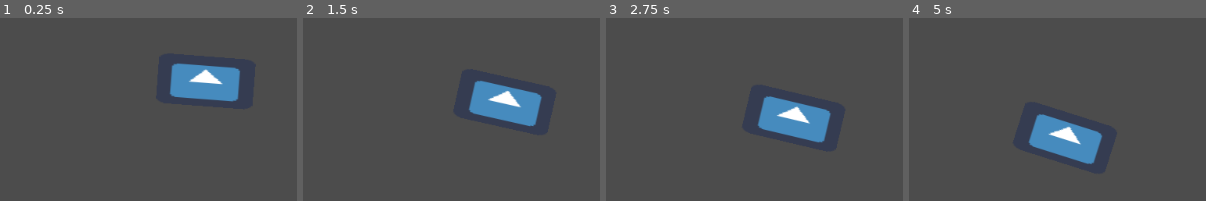
Above: before the commit, frames 1-4 (left to right).
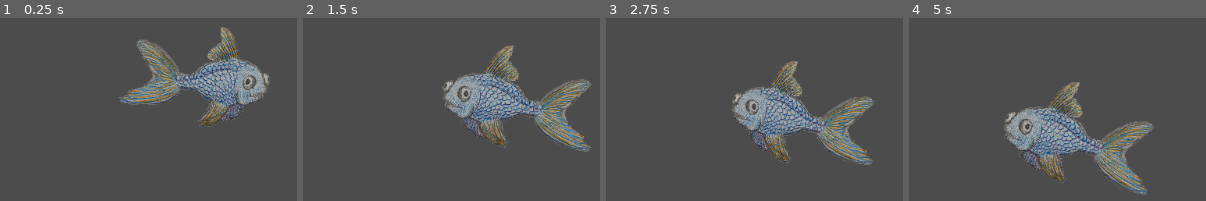
Above: after the commit, the same moments.

Repository: antloop-studios/aquarium
Game: Godot game, scene res://Scenes/Aquarium.tscn
Same seed, same stepped clock (60 frames per second), same inputs: the game is played once before the commit and once after it. The project has no main scene, so this scene is started directly. The engine's default icon, where the game draws it, is replaced by a stand-in: a white triangle on a blue panel in a dark square.
Inputs:
- Up to frame 1 (0.25 s): no input
- Up to frame 2 (1.5 s): no input
- Up to frame 3 (2.75 s): no input
- Up to frame 4 (5 s): no input

The runs differ from the first frame. In frame 1, 12% of the frame differs, in the area x 40-92%, y 4-60%; in frame 2, 13%; in frame 3, 12%; in frame 4, 13%, in the area x 31-83%, y 34-97%.

Commit message:
Merge fish things

Diff:
--- a/game/Scenes/Fishies/Fish.tscn
+++ b/game/Scenes/Fishies/Fish.tscn
@@ -1,8 +1,9 @@
-[gd_scene load_steps=5 format=2]
+[gd_scene load_steps=6 format=2]
 
 [ext_resource path="res://Scripts/Fishies/Fish.gd" type="Script" id=1]
 [ext_resource path="res://icon.png" type="Texture" id=2]
 [ext_resource path="res://Scripts/Fishies/FishMove.gd" type="Script" id=3]
+[ext_resource path="res://Scenes/Fishies/FancyFishGraphic.tscn" type="PackedScene" id=4]
 
 [sub_resource type="CapsuleShape2D" id=1]
 radius = 43.2422
@@ -15,6 +16,7 @@
 script = ExtResource( 3 )
 
 [node name="Sprite" type="Sprite" parent="KinematicBody2D"]
+visible = false
 position = Vector2( 0.0920105, 0.184021 )
 scale = Vector2( 1.93451, 1 )
 texture = ExtResource( 2 )
@@ -22,3 +24,9 @@
 [node name="CollisionShape2D" type="CollisionShape2D" parent="KinematicBody2D"]
 rotation = 1.5708
 shape = SubResource( 1 )
+
+[node name="Graphics" type="Node2D" parent="KinematicBody2D"]
+
+[node name="FancyFishGraphic" parent="KinematicBody2D/Graphics" instance=ExtResource( 4 )]
+position = Vector2( -102.669, -71.3547 )
+scale = Vector2( 0.1, 0.1 )
--- a/game/Scenes/Fishies/Fish2.tscn
+++ b/game/Scenes/Fishies/Fish2.tscn
@@ -1,8 +1,58 @@
-[gd_scene load_steps=4 format=2]
+[gd_scene load_steps=3 format=2]
 
 [ext_resource path="res://Sprites/TempFish.png" type="Texture" id=1]
-[ext_resource path="res://Animations/SimpleFishAnimation.tres" type="Animation" id=2]
-[ext_resource path="res://Scenes/Fishies/SimpleFishSkeleton.tscn" type="PackedScene" id=3]
+
+[sub_resource type="Animation" id=1]
+resource_name = "FishBones"
+loop = true
+tracks/0/type = "value"
+tracks/0/path = NodePath("SimpleFishSkeleton/BodyStart:position")
+tracks/0/interp = 1
+tracks/0/loop_wrap = true
+tracks/0/imported = false
+tracks/0/enabled = true
+tracks/0/keys = {
+"times": PoolRealArray( 0, 0.5, 1.1 ),
+"transitions": PoolRealArray( 1, 1, 1 ),
+"update": 0,
+"values": [ Vector2( 339.12, 632.188 ), Vector2( 347.323, 706.008 ), Vector2( 339.12, 632.188 ) ]
+}
+tracks/1/type = "value"
+tracks/1/path = NodePath("SimpleFishSkeleton/BodyStart/BodyEnd:position")
+tracks/1/interp = 1
+tracks/1/loop_wrap = true
+tracks/1/imported = false
+tracks/1/enabled = true
+tracks/1/keys = {
+"times": PoolRealArray( 0, 0.5, 1.1 ),
+"transitions": PoolRealArray( 1, 1, 1 ),
+"update": 0,
+"values": [ Vector2( 586.406, -28.7077 ), Vector2( 713.54, -125.083 ), Vector2( 586.406, -28.7077 ) ]
+}
+tracks/2/type = "value"
+tracks/2/path = NodePath("SimpleFishSkeleton/TailUpper:position")
+tracks/2/interp = 1
+tracks/2/loop_wrap = true
+tracks/2/imported = false
+tracks/2/enabled = true
+tracks/2/keys = {
+"times": PoolRealArray( 0, 0.5, 1.1 ),
+"transitions": PoolRealArray( 1, 1, 1 ),
+"update": 0,
+"values": [ Vector2( 1571.5, 488.65 ), Vector2( 1704.78, 439.437 ), Vector2( 1571.5, 488.65 ) ]
+}
+tracks/3/type = "value"
+tracks/3/path = NodePath("SimpleFishSkeleton/TailUpper/TailLower:position")
+tracks/3/interp = 1
+tracks/3/loop_wrap = true
+tracks/3/imported = false
+tracks/3/enabled = true
+tracks/3/keys = {
+"times": PoolRealArray( 0, 0.5, 1.1 ),
+"transitions": PoolRealArray( 1, 1, 1 ),
+"update": 0,
+"values": [ Vector2( -6.20105, 358.845 ), Vector2( 16.3549, 453.17 ), Vector2( -6.20105, 358.845 ) ]
+}
 
 [node name="Fish" type="Node2D"]
 scale = Vector2( 0.5, 0.5 )
@@ -14,8 +64,24 @@
 uv = PoolVector2Array( 83.3333, 391.667, 551.667, 285, 743.333, 53.3333, 925, 13.3333, 911.667, 195, 1045, 356.667, 122 …(304 unchanged characters)…
 bones = [ NodePath("BodyStart"), PoolRealArray( 1, 1, 0.68, 0, 0, 0, 0, 0, 0, 0, 0, 0, 0, 0, 0, 0, 0, 0, 0, 0, 0.68, 0. …(414 unchanged characters)…
 
-[node name="SimpleFishSkeleton" parent="." instance=ExtResource( 3 )]
+[node name="SimpleFishSkeleton" type="Skeleton2D" parent="."]
+
+[node name="BodyStart" type="Bone2D" parent="SimpleFishSkeleton"]
+position = Vector2( 340.396, 643.673 )
+rest = Transform2D( 1, 0, 0, 1, 154.571, 626.037 )
+
+[node name="BodyEnd" type="Bone2D" parent="SimpleFishSkeleton/BodyStart"]
+position = Vector2( 606.185, -43.7014 )
+rest = Transform2D( 1, 0, 0, 1, 779.158, 0 )
+
+[node name="TailUpper" type="Bone2D" parent="SimpleFishSkeleton"]
+position = Vector2( 1592.24, 480.994 )
+rest = Transform2D( 1, 0, 0, 1, 1548.94, 488.65 )
+
+[node name="TailLower" type="Bone2D" parent="SimpleFishSkeleton/TailUpper"]
+position = Vector2( -2.69188, 373.52 )
+rest = Transform2D( 1, 0, 0, 1, -20.5548, 412.16 )
 
 [node name="AnimationPlayer" type="AnimationPlayer" parent="."]
 playback_speed = 0.2
-anims/FishBones = ExtResource( 2 )
+anims/FishBones = SubResource( 1 )
--- a/game/Scripts/Fishies/FishMove.gd
+++ b/game/Scripts/Fishies/FishMove.gd
@@ -55,7 +55,7 @@
 	direction = delta.x > 0
 
 	if last_dir != direction:
-		get_node("Sprite").set_flip_h(direction)
+		get_node("Graphics").scale.x *= -1
 
 	# CHECK THE TIME !!
 
